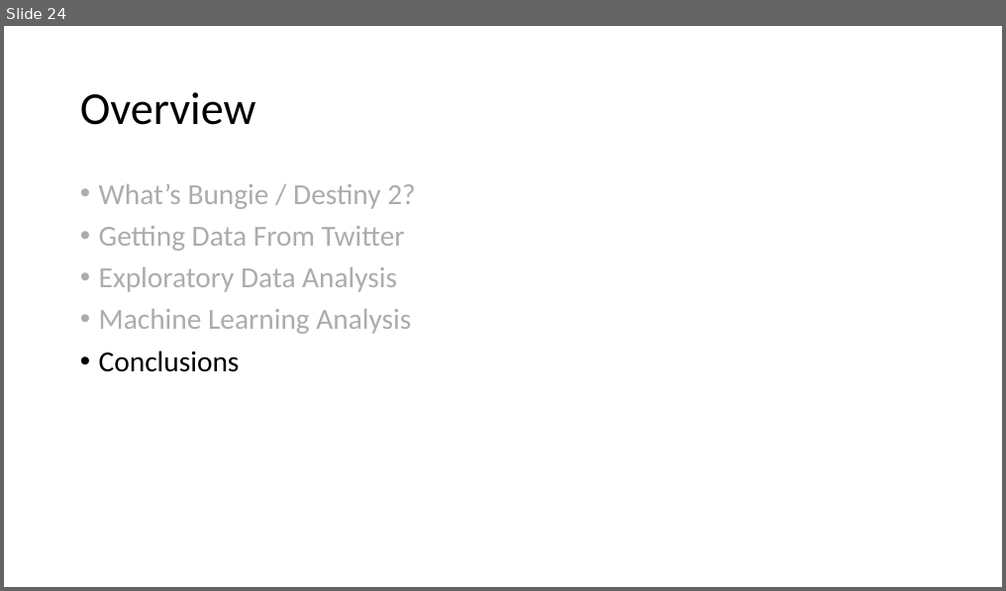
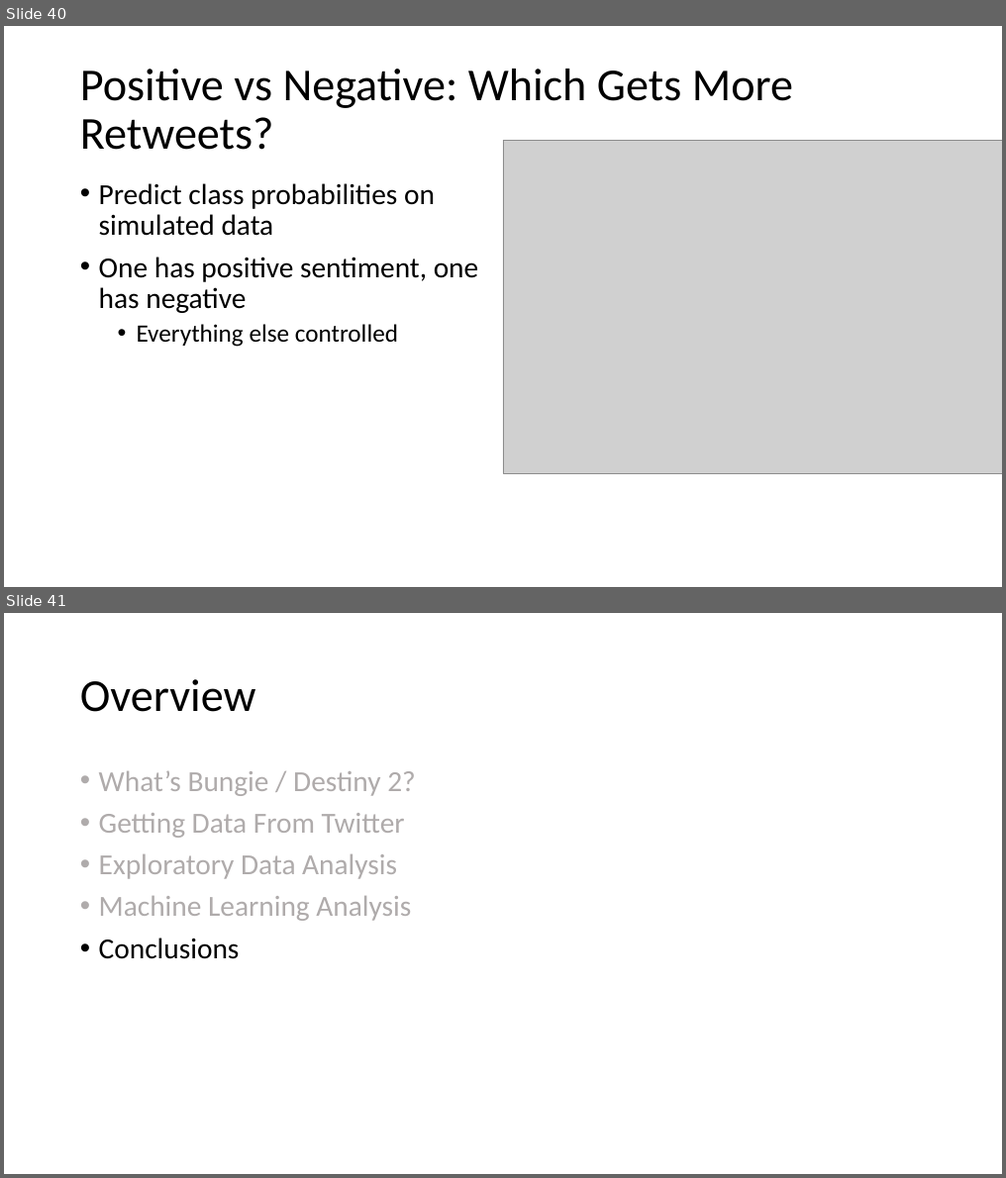
Before and after one commit to salvis2/SpringboardAlvis, a slide deck: capstone_project_2/reports/capstone_project_2_presentation.pptx. Shown one above the other, each under a label of ours: slide 24 before the commit, slides 40 and 41 after it. The pictures are 1006x591 and 1006x1178 pixels, drawn with LibreOffice and Linux fonts; fonts in the diff are those of the drawing; grey boxes stand for pictures. Boxes give left, top, right and bottom in pixels: in the first picture for what was removed or moved away, otherwise in the second. Text is boxed around its words. In the diff, an @@ line names an element or a change of style, - is before the commit and + after.

```diff
--- a/capstone_project_2/reports/capstone_project_2_presentation.pptx
+++ b/capstone_project_2/reports/capstone_project_2_presentation.pptx
@@ slide 40 added at (x1=4, y1=26, x2=1002, y2=587), background #FFFFFF @@
@@ title added at (x1=80, y1=69, x2=793, y2=150), 44 pt, text #000000 @@
+Positive vs Negative: Which Gets More Retweets?
@@ picture added at (x1=503, y1=140, x2=1002, y2=473) @@
@@ text added at (x1=99, y1=183, x2=479, y2=347), 28 pt, text #000000 @@
+• Predict class probabilities on simulated data
+• One has positive sentiment, one has negative
+  • Everything else controlled
@@ what was slide 24 is now slide 41 @@
```
Also in this commit, not shown: 8 slides changed, 18 other slides added, 1 other file.
